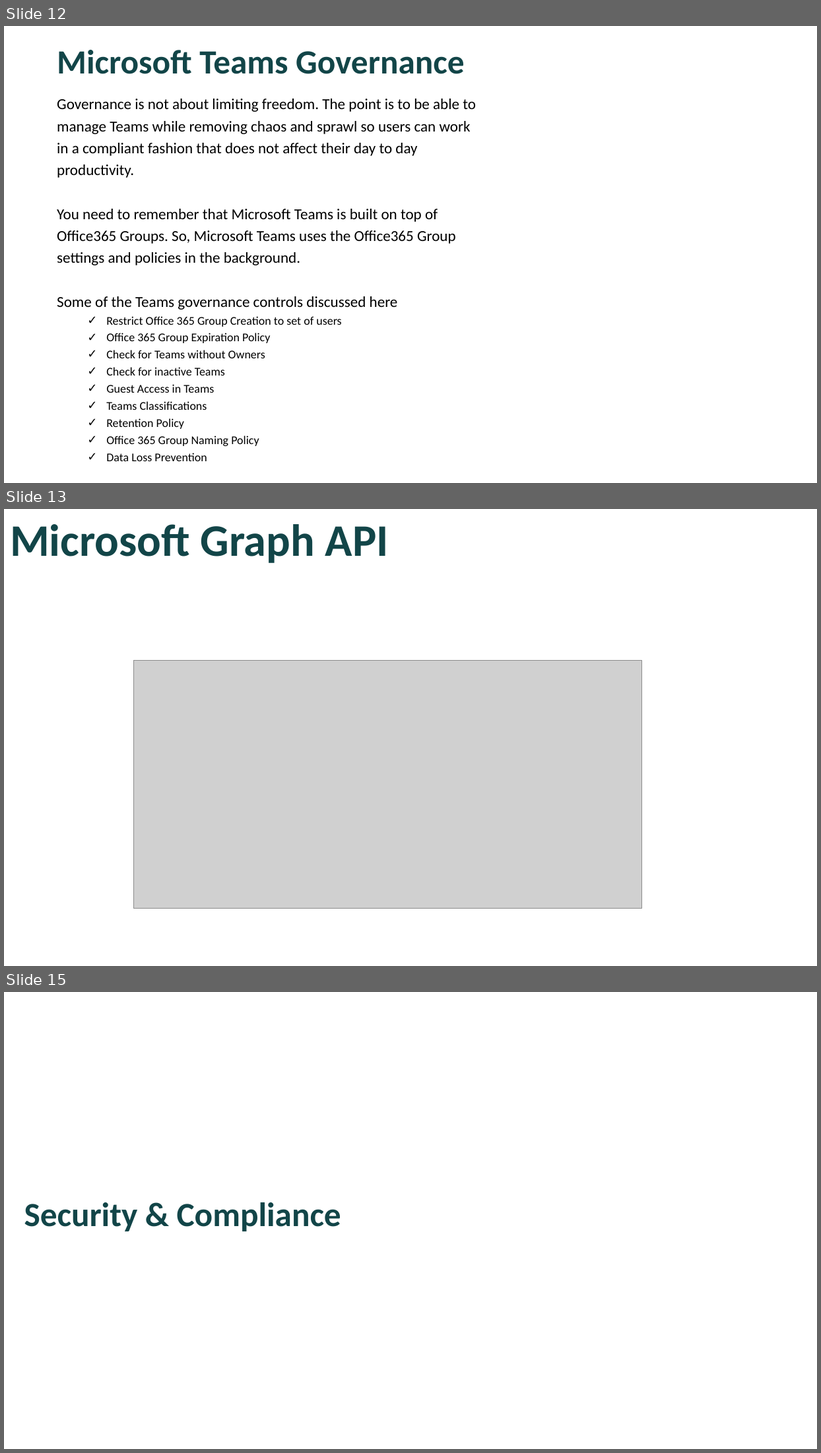
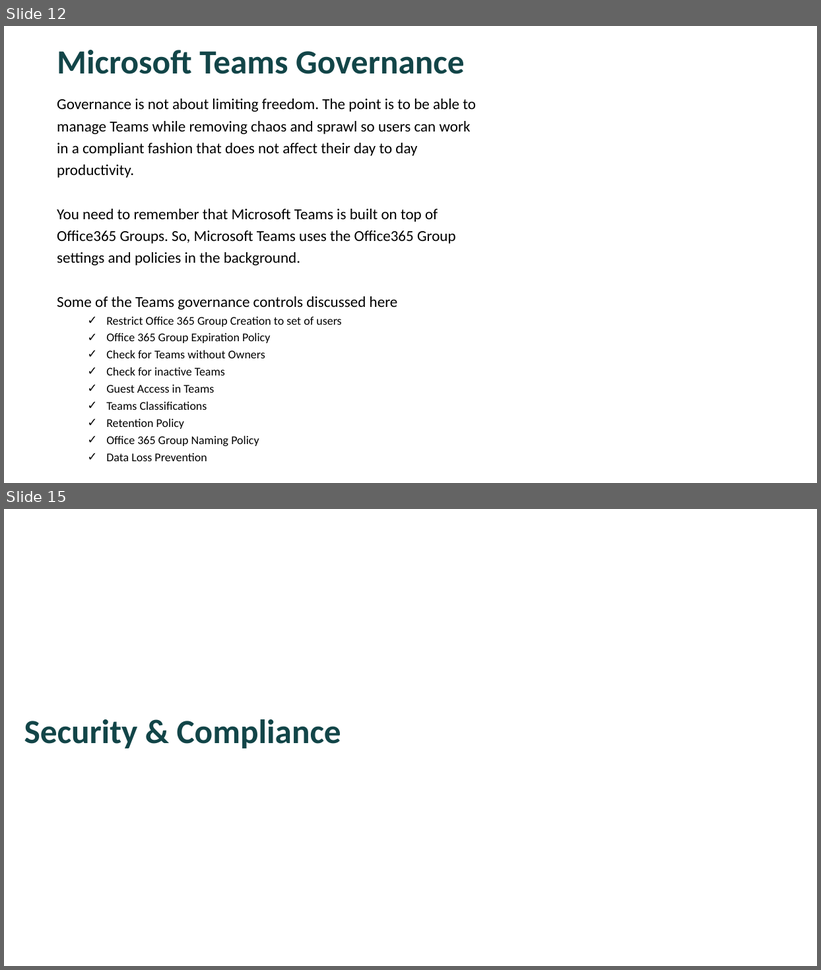
Before and after one commit to JPOWER4/MicrosoftTeams, a slide deck: MicrosoftTeams-Admin.pptx. Shown one above the other, each under a label of ours: slides 12, 13 and 15 before the commit, slides 12 and 15 after it; the slides between them are not shown. The pictures are 821x1453 and 821x970 pixels, drawn with LibreOffice and Linux fonts; fonts in the diff are those of the drawing; grey boxes stand for pictures; background and template pictures are left out. Boxes give left, top, right and bottom in pixels: in the first picture for what was removed or moved away, otherwise in the second. Text is boxed around its words. In the diff, an @@ line names an element or a change of style, - is before the commit and + after.

```diff
--- a/MicrosoftTeams-Admin.pptx
+++ b/MicrosoftTeams-Admin.pptx
@@ slide 13 removed at bbox=[4, 509, 817, 966], background #FFFFFF @@
@@ text removed at bbox=[10, 524, 389, 563] @@
-Microsoft Graph API
@@ picture removed at bbox=[133, 660, 642, 908] @@
```
Also in this commit, not shown: 2 slides added, 1 other slide removed, 2 other files.
